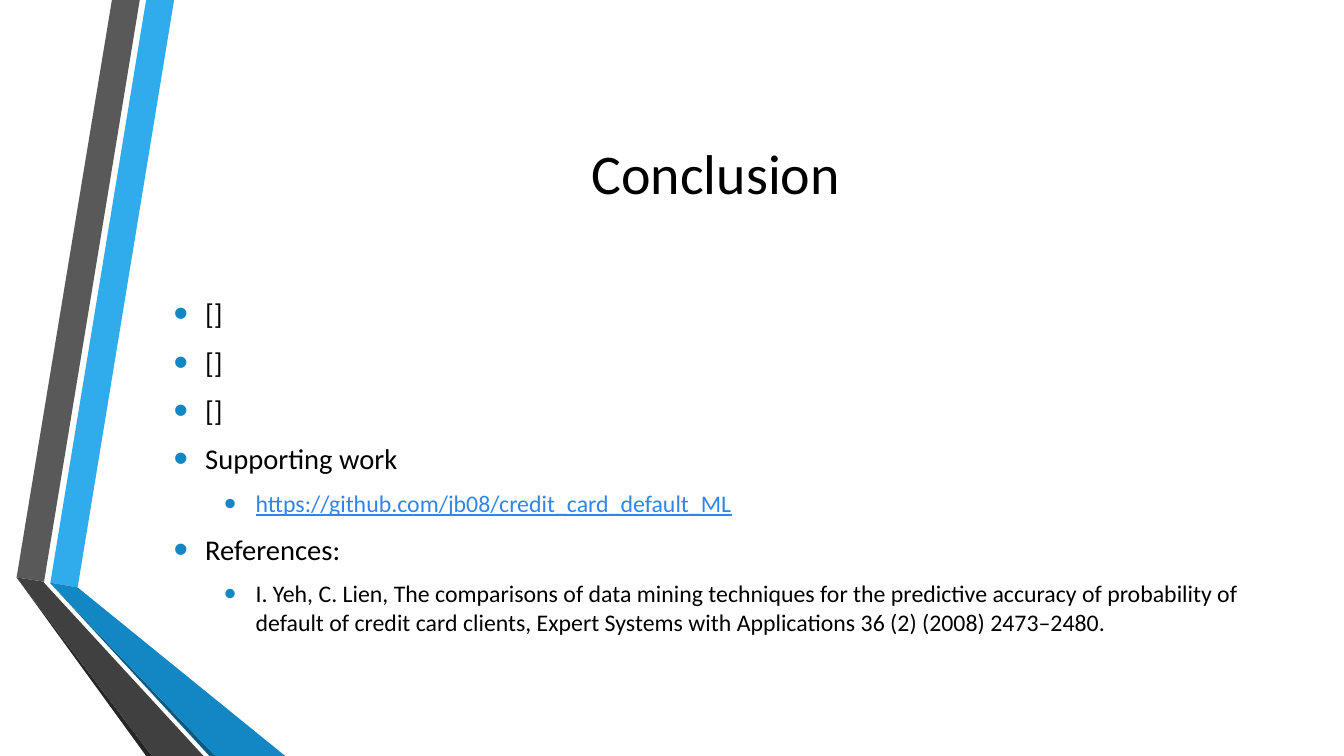
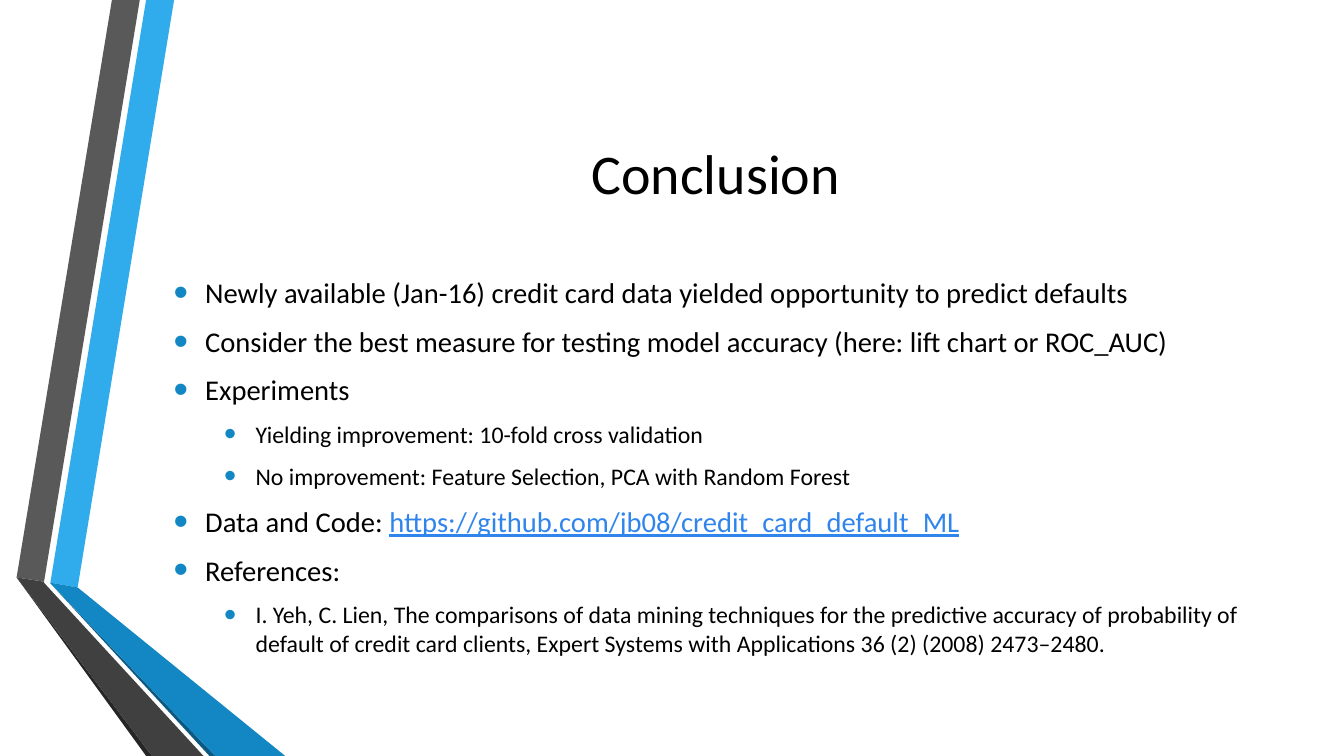
Before and after one commit to jb08/credit_card_default_ML, a slide deck: slide 11 of Predicting_Credit_Card_defaults.pptx (slide 9 before the commit). Drawn at 1344x756 pixels with LibreOffice and Linux fonts; fonts in the diff are those of the drawing; background and template pictures are left out. Boxes give left, top, right and bottom in pixels: in the first picture for what was removed or moved away, otherwise in the second. Text is boxed around its words. In the diff, an @@ line names an element or a change of style, - is before the commit and + after.

Commit message:
updated .ppt

```diff
--- a/Predicting_Credit_Card_defaults.pptx
+++ b/Predicting_Credit_Card_defaults.pptx
@@ text at [205, 282, 1167, 537]: text changed; size 17 to 20.4 pt; text colour #3085ED to #000000 @@
-• []
-• []
-• []
-• Supporting work
-  • https://github.com/jb08/credit_card_default_ML
+• Newly available (Jan-16) credit card data yielded opportunity to predict defaults
+• Consider the best measure for testing model accuracy (here: lift chart or ROC_AUC)
+• Experiments
+  • Yielding improvement: 10-fold cross validation
+  • No improvement: Feature Selection, PCA with Random Forest
+• Data and Code: https://github.com/jb08/credit_card_default_ML
```
Also in this commit, not shown: 5 other slides changed, 3 slides added, 1 slide removed, 2 other files.
